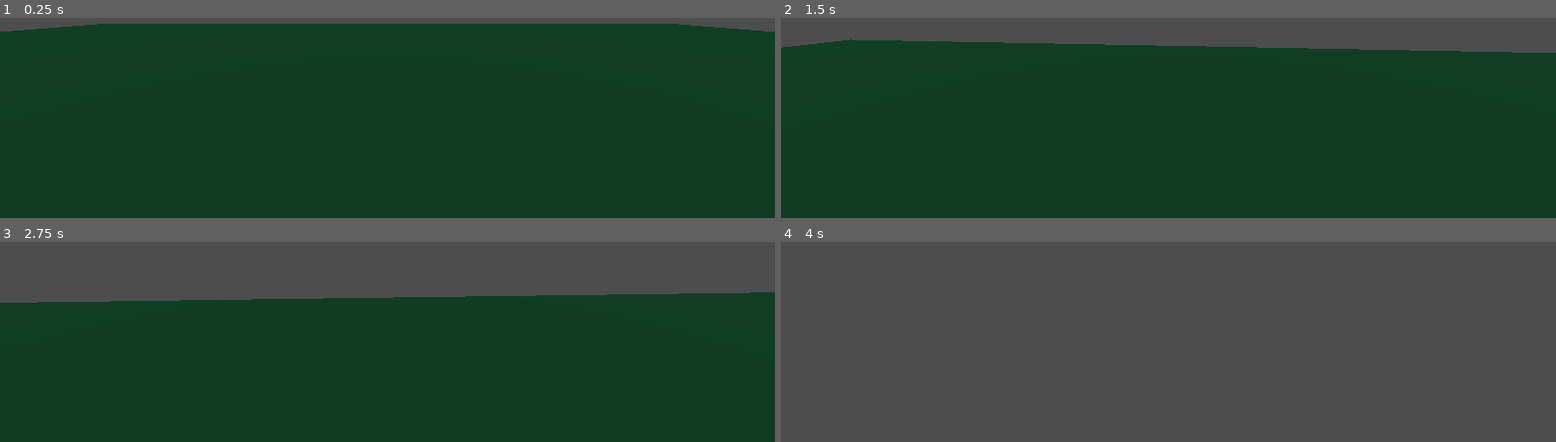
Above: before the commit, frames 1-4 (two rows, left to right).
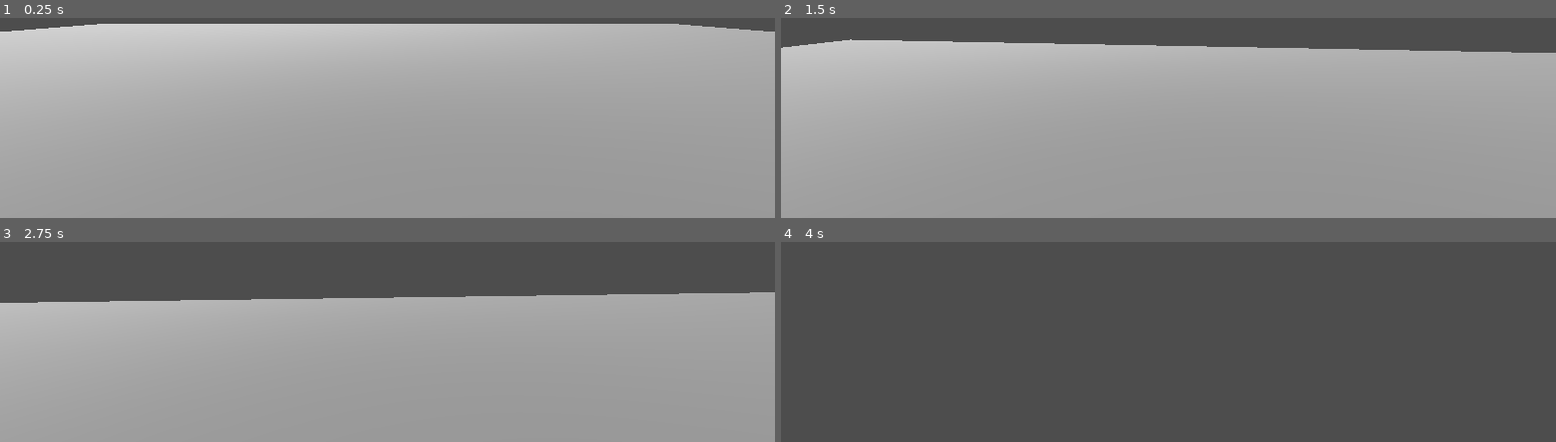
Above: after the commit, the same moments.

Repository: corkranspPA/APCSA-PostTerm2026
Game: Godot game, scene res://main.tscn
The game is run twice, just before and just after one commit, with the same random seed, the same clock (stepped at 60 frames per second) and the same inputs.
Inputs (mouse positions are in pixels of both pictures, inside the frame that each line leads up to):
- Up to frame 1 (0.25 s): no input
- Up to frame 2 (1.5 s): tap Enter at 0.5 s; move the mouse to (outside the picture) at 0.52 s; hold W (move_forward) from 0.53 s (still down); tap Space (jump) at 0.77 s; move the mouse to (outside the picture) at 1.27 s
- Up to frame 3 (2.75 s): keep holding W (move_forward); tap Space (jump) at 1.52 s; move the mouse to (outside the picture) at 2.02 s
- Up to frame 4 (4 s): keep holding W (move_forward); move the mouse to (outside the picture) at 2.77 s; tap Space (jump) at 3.02, 3.77 s; move the mouse to (outside the picture) at 3.52 s

The runs differ from the first frame. In frame 1, 97% of the frame differs, in the area x 0-100%, y 2-100%; in frame 2, 86%; in frame 3, 72%; in frame 4, nothing differs.

Commit message:
Update main.tscn

Diff:
--- a/main.tscn
+++ b/main.tscn
@@ -1,6 +1,10 @@
 [gd_scene format=3 uid="uid://cqow47bch5ocs"]
 
 [ext_resource type="Script" uid="uid://b0gd8hrqpvtbb" path="res://player.gd" id="1_ig7tw"]
+
+[sub_resource type="StandardMaterial3D" id="StandardMaterial3D_ig7tw"]
+
+[sub_resource type="ShaderMaterial" id="ShaderMaterial_0xm2m"]
 
 [sub_resource type="PlaneMesh" id="PlaneMesh_7dm0k"]
 size = Vector2(40, 40)
@@ -9,6 +13,10 @@
 size = Vector3(40, 0.1, 40)
 
 [sub_resource type="CapsuleShape3D" id="CapsuleShape3D_0xm2m"]
+
+[sub_resource type="StandardMaterial3D" id="StandardMaterial3D_h2yge"]
+
+[sub_resource type="ShaderMaterial" id="ShaderMaterial_1bvp3"]
 
 [sub_resource type="BoxMesh" id="BoxMesh_ig7tw"]
 
@@ -24,6 +32,8 @@
 
 [node name="Ground" type="MeshInstance3D" parent="." unique_id=1511768674]
 transform = Transform3D(1, 0, 0, 0, 1, 0, 0, 0, 1, 0.0075335503, 0.02169919, 0.022922158)
+material_override = SubResource("StandardMaterial3D_ig7tw")
+material_overlay = SubResource("ShaderMaterial_0xm2m")
 mesh = SubResource("PlaneMesh_7dm0k")
 
 [node name="StaticBody3D" type="StaticBody3D" parent="Ground" unique_id=964121023]
@@ -46,17 +56,18 @@
 current = true
 
 [node name="DirectionalLight3D2" type="DirectionalLight3D" parent="." unique_id=422222544]
-transform = Transform3D(1, 0, 0, 0, 0.75499576, 0.6557297, 0, -0.6557297, 0.75499576, 0.20638585, 26.892277, 9.304912)
-light_color = Color(0.12941177, 0.4, 0.23137255, 1)
-light_energy = 1.683
-light_indirect_energy = 5.99
-light_volumetric_fog_energy = 5.198
+transform = Transform3D(0.8222533, -0.24395478, 0.51418436, 7.28882e-09, 0.90346986, 0.4286513, -0.5691216, -0.35245994, 0.7428812, 0.20638585, 26.892277, 27.424915)
+light_energy = 0.653
+light_indirect_energy = 1.96
+light_volumetric_fog_energy = 3.376
 light_angular_distance = 4.01
 light_specular = 1.713
 shadow_enabled = true
 
 [node name="wall" type="MeshInstance3D" parent="." unique_id=1433370057]
 transform = Transform3D(8.517738, 0, 0, 0, 1, 0, 0, 0, 1, 0, 2.1822028, 6.987879)
+material_override = SubResource("StandardMaterial3D_h2yge")
+material_overlay = SubResource("ShaderMaterial_1bvp3")
 mesh = SubResource("BoxMesh_ig7tw")
 
 [node name="StaticBody3D" type="StaticBody3D" parent="wall" unique_id=649202738]
